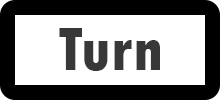
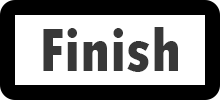
Revision of a layered (220, 100) image; what changed, layer by layer:
renamed "Turn" to "Finish", painted on it over [43, 27, 178, 72]
